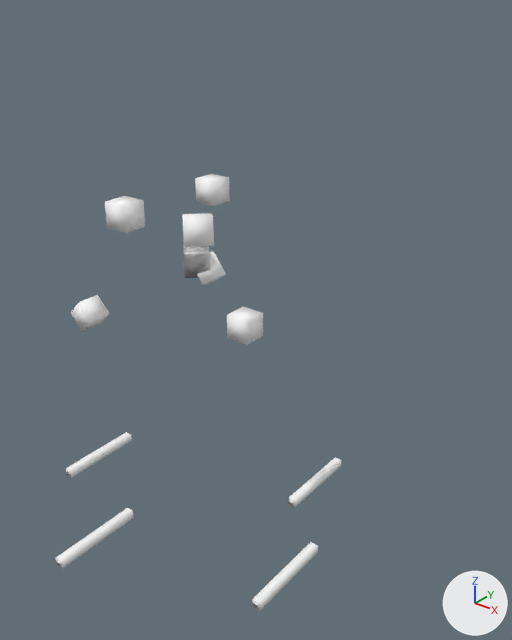
An edit to the FBX model Reference/Resource/Mesh/Animation/Effect/E_BW_Normal.fbx, drawn before and after from the same camera.
One viewpoint serves both versions: a 50 mm camera at (0.0576, -0.0602, 0.032) aimed at (0.0022, 0.0091, -0.0109). The axes (+X, +Y, +Z) are drawn at lower right. The lights are the same throughout. Where no turn or scale is listed for an object, it has been applied to the vertices.

Before the edit, the objects in view are built like this:
```python
ob_line1 = bpy.data.objects.new('line1', me_line1)
ob_line1.location = (-0.0088, -0.0071, -0.04)
ob_line5 = bpy.data.objects.new('line5', me_line5)
ob_line5.location = (-0.0236, 0.006, -0.04)
ob_line6 = bpy.data.objects.new('line6', me_line6)
ob_line6.location = (0.0166, 0.0041, -0.04)
ob_particlel1 = bpy.data.objects.new('particleL1', me_particlel1)
ob_particlel1.parent = ob_particlel
ob_particlel1.location = (0.784, 0.784, 0.784)
ob_particlel1.rotation_euler = (1.357, 0.785, 0.0)  # degrees (78, 45, 0)
ob_particlel3 = bpy.data.objects.new('particleL3', me_particlel3)
ob_particlel3.parent = ob_particlel
ob_particlel3.location = (0.0, 0.0, 0.0)
ob_particlel3.rotation_euler = (0.0, 0.785, 0.0)  # degrees (0, 45, 0)
ob_particlel4 = bpy.data.objects.new('particleL4', me_particlel4)
ob_particlel4.parent = ob_particlel
ob_particlel4.location = (0.104, -0.104, -0.104)
ob_particlel4.rotation_euler = (0.0, 0.785, 0.653)  # degrees (0, 45, 37)
ob_particlel5 = bpy.data.objects.new('particleL5', me_particlel5)
ob_particlel5.parent = ob_particlel
ob_particlel5.location = (-0.4, 0.714, 0.749)
ob_particlel5.rotation_euler = (-3.142, 0.0, 0.0)  # degrees (-180, 0, 0)
ob_particlel6 = bpy.data.objects.new('particleL6', me_particlel6)
ob_particlel6.parent = ob_particlel
ob_particlel6.location = (-0.4, 0.677, -0.768)
ob_particlel6.rotation_euler = (3.142, 0.0, 0.0)  # degrees (180, 0, 0)
ob_particlel7 = bpy.data.objects.new('particleL7', me_particlel7)
ob_particlel7.parent = ob_particlel
ob_particlel7.location = (0.774, -0.652, 0.0)
ob_particlel7.rotation_euler = (0.0, 0.0, 3.142)  # degrees (0, 0, 180)
# also in view: 'particleL8' at (-0.0147, -0.006, -0.0093); 'line9' at (0.0086, 0.0162, -0.04)
```
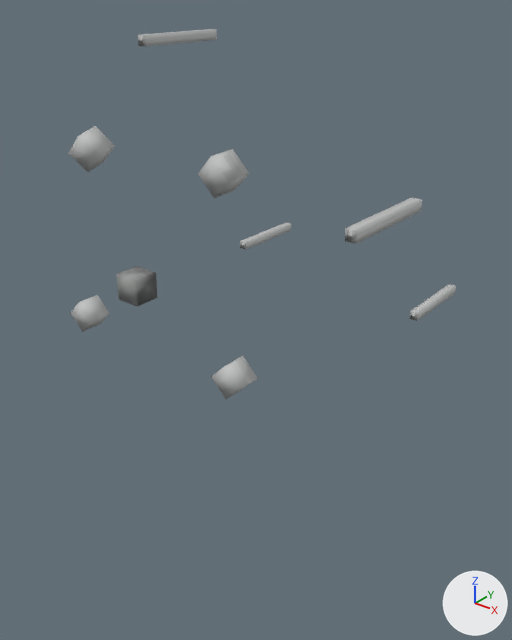
What the commit changed:
Picture 'E_BW_Normal.png' (img_e_bw_normal_png) is new.
In material 'lambert1' (mat_lambert1), base_color is no longer (1.0, 1.0, 1.0), white #ffffff.
In material 'lambert1' (mat_lambert1), roughness goes from 0.553 to 0.5.
In material 'lambert1' (mat_lambert1), texture is now set to img_e_bw_normal_png, with its transparency.
Object 'particleL5' (ob_particlel5) moves from (-0.4, 0.714, 0.749) to (0.942, 1.36, 0.537).
Object 'particleL5' (ob_particlel5) turns from (-180, 0, 0) to (-174, 0, -45) degrees about x, y and z.
Object 'particleL3' (ob_particlel3) turns from (0, 45, 0) to (0, 0, 0) degrees about x, y and z.
Object 'particleL3' (ob_particlel3) moves from (0.0, 0.0, 0.0) to (0.0, 0.0, 1.0).
Object 'particleL7' (ob_particlel7) moves from (0.774, -0.652, 0.0) to (1.129, -0.968, 0.631).
Object 'particleL7' (ob_particlel7) turns from (0, 0, 180) to (-180, 0, 45) degrees about x, y and z.
Object 'particleL4' (ob_particlel4) turns from (0, 45, 37) to (0, 0, 0) degrees about x, y and z.
Object 'particleL4' (ob_particlel4) moves from (0.104, -0.104, -0.104) to (0.0, 0.0, 1.0).
Object 'particleL1' (ob_particlel1) turns from (78, 45, 0) to (0, 0, 0) degrees about x, y and z.
Object 'particleL1' (ob_particlel1) moves from (0.784, 0.784, 0.784) to (0.0, 0.0, 1.0).
Object 'line9' (ob_line9) moves from (0.0086, 0.0227, -0.04) to (-0.0152, 0.0402, -0.009).
Object 'particleL6' (ob_particlel6) moves from (-0.4, 0.677, -0.768) to (-0.926, 1.389, 0.723).
Object 'particleL6' (ob_particlel6) turns from (180, 0, 0) to (-164, 0, 45) degrees about x, y and z.
Object 'line6' (ob_line6) moves from (0.0166, 0.0041, -0.04) to (0.0171, 0.0402, -0.0126).
Object 'line1' (ob_line1) moves from (-0.0088, -0.0071, -0.04) to (0.0253, 0.0072, 0.0103).
Object 'line5' (ob_line5) moves from (-0.0236, 0.006, -0.04) to (-0.0105, 0.0158, 0.025).

Boxes (x1, y1, x2, y2) around the edits, measured in the pictures (512 x 640 px):
'particleL5', surface changed, moved, turned: before (105, 196, 145, 233); after (198, 149, 249, 198)
'line1', surface changed, moved: before (56, 508, 134, 569); after (345, 198, 422, 244)
'particleL7', surface changed, moved, turned: before (227, 306, 263, 345); after (211, 356, 257, 399)
'particleL6', surface changed, moved, turned: before (195, 174, 230, 206); after (68, 126, 115, 172)
'line6', surface changed, moved: before (252, 542, 318, 610); after (410, 284, 456, 321)
'particleL4', surface changed, moved, turned: before (197, 251, 226, 286); after (117, 266, 158, 306)
'line5', surface changed, moved: before (66, 432, 132, 478); after (138, 29, 217, 46)
'line9', surface changed, moved: before (288, 457, 342, 507); after (240, 222, 291, 249)
'particleL1', surface changed, moved, turned (not visible afterwards): before (182, 213, 214, 247)
'particleL8', surface changed (white to grey): (70, 295, 110, 332) in both
'particleL3', surface changed, moved, turned (not visible afterwards): before (183, 246, 210, 278)
